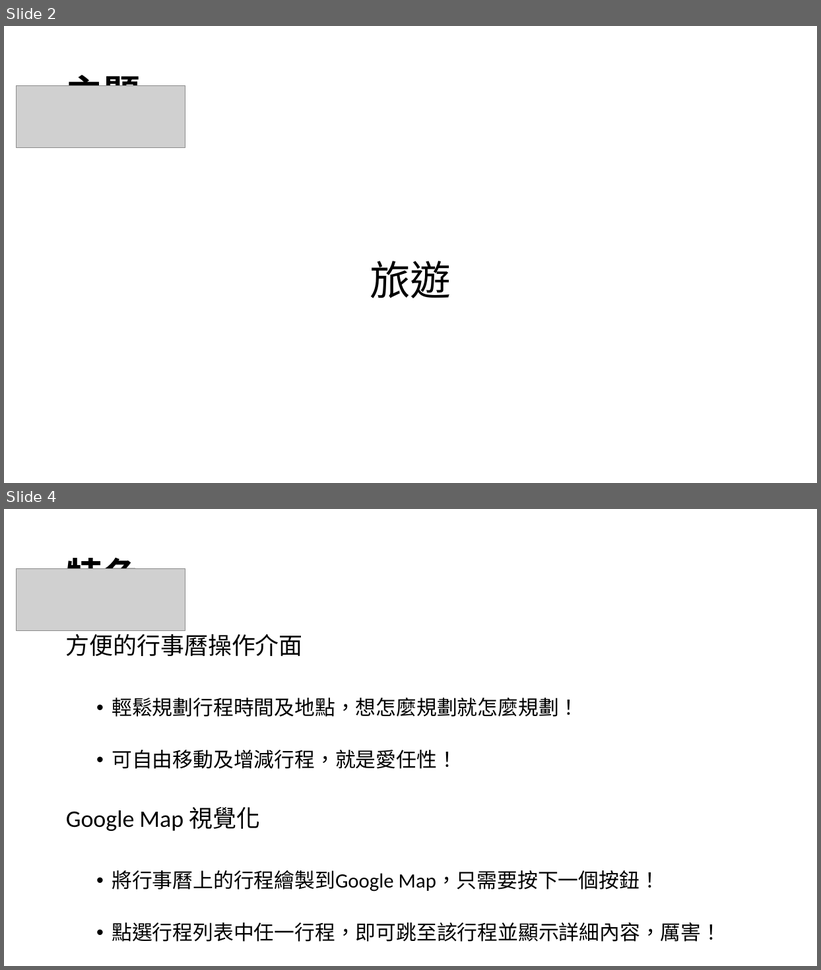
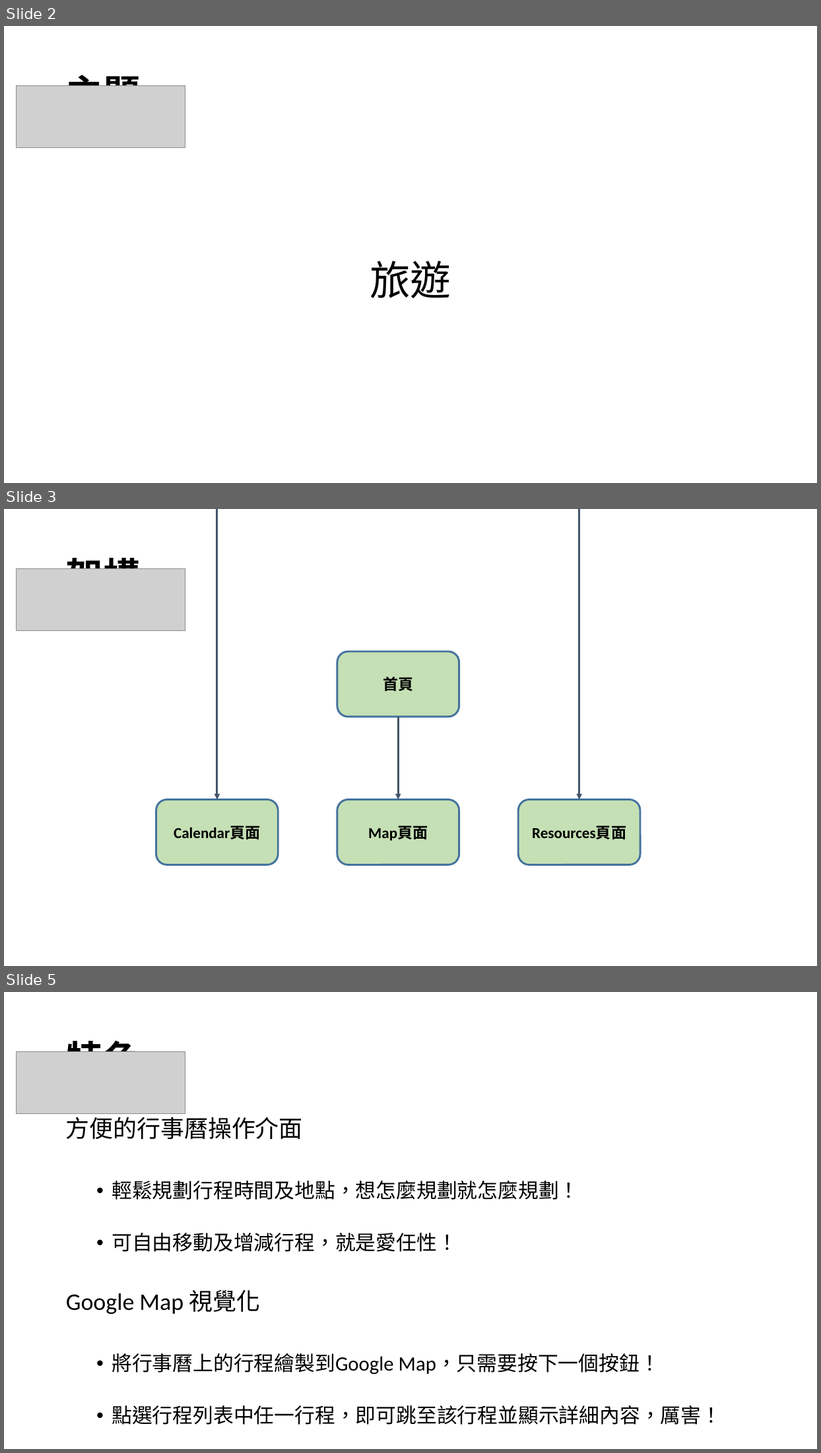
Before and after one commit to isr10132/TripMap, a slide deck: 00457011-00457118.pptx. Shown one above the other, each under a label of ours: slides 2 and 4 before the commit, slides 2, 3 and 5 after it; the slides between them are not shown. The pictures are 821x970 and 821x1453 pixels, drawn with LibreOffice and Linux fonts; fonts in the diff are those of the drawing; grey boxes stand for pictures; background and template pictures are left out. Boxes give left, top, right and bottom in pixels: in the first picture for what was removed or moved away, otherwise in the second. Text is boxed around its words. In the diff, an @@ line names an element or a change of style, - is before the commit and + after.

```diff
--- a/00457011-00457118.pptx
+++ b/00457011-00457118.pptx
@@ slide 3 added at <box>4,509,817,966</box>, background picture (left out) @@
@@ title added at <box>66,552,156,569</box>, 44 pt, text #000000, bold @@
+架構1
@@ picture added at <box>16,569,185,630</box> @@
@@ rounded rectangle added at <box>337,652,459,717</box>, fill #C5E0B4, outline #43739E 2.25 pt, 18 pt, text #000000, bold @@
+首頁
@@ arrow added from (398, 717) to (398, 800), #44546A 2.25 pt @@
@@ elbow double arrow added from (217, 800) to (580, 800), #44546A 2.25 pt @@
@@ rounded rectangle added at <box>156,800,278,865</box>, fill #C5E0B4, outline #43739E 2.25 pt, 18 pt, text #000000, bold @@
+Calendar頁面
@@ rounded rectangle added at <box>337,800,459,865</box>, fill #C5E0B4, outline #43739E 2.25 pt, 18 pt, text #000000, bold @@
+Map頁面
@@ rounded rectangle added at <box>518,800,640,865</box>, fill #C5E0B4, outline #43739E 2.25 pt, 18 pt, text #000000, bold @@
+Resources頁面
@@ what was slide 4 is now slide 5 @@
```
Also in this commit, not shown: 1 slide changed, 2 other slides added, 1 other file.
